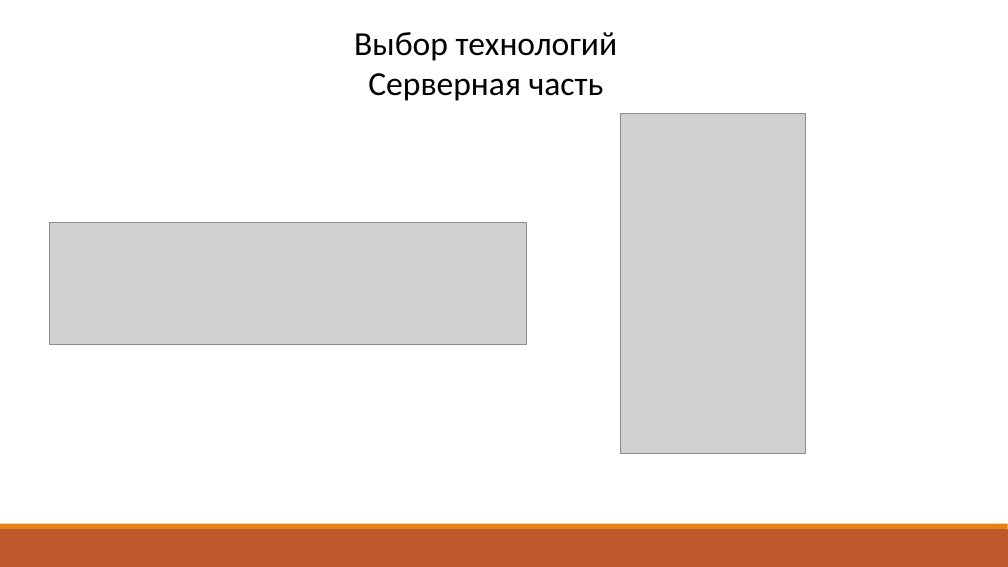
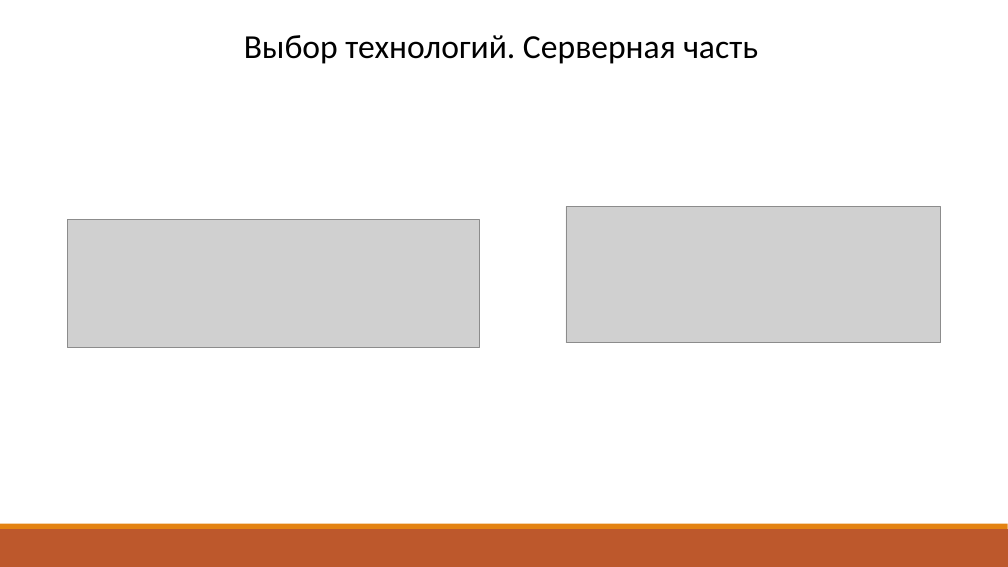
Before and after one commit to Artjxm/Uni-Dir-Across-PCs, a slide deck: slide 3 of 3rd-Grade/Sixth-Semester/Course-Project/docs/Московка_АА_Презентация.pptx. Drawn at 1008x567 pixels with LibreOffice and Linux fonts; fonts in the diff are those of the drawing; grey boxes stand for pictures. Boxes give left, top, right and bottom in pixels: in the first picture for what was removed or moved away, otherwise in the second. Text is boxed around its words. In the diff, an @@ line names an element or a change of style, - is before the commit and + after.

```diff
--- a/3rd-Grade/Sixth-Semester/Course-Project/docs/Московка_АА_Презентация.pptx
+++ b/3rd-Grade/Sixth-Semester/Course-Project/docs/Московка_АА_Презентация.pptx
@@ text at [244,35,758,64]: text changed @@
-Выбор технологий
-Серверная часть
+Выбор технологий. Серверная часть
@@ picture removed at [620,113,805,453] @@
@@ picture added at [566,206,941,343] @@
@@ picture: place and size @@
-picture at [50,222,526,345]
+picture at [67,219,479,348]
```
Also in this commit, not shown: 3 other slides changed, 7 slides added, 8 slides removed, 4 other files.
